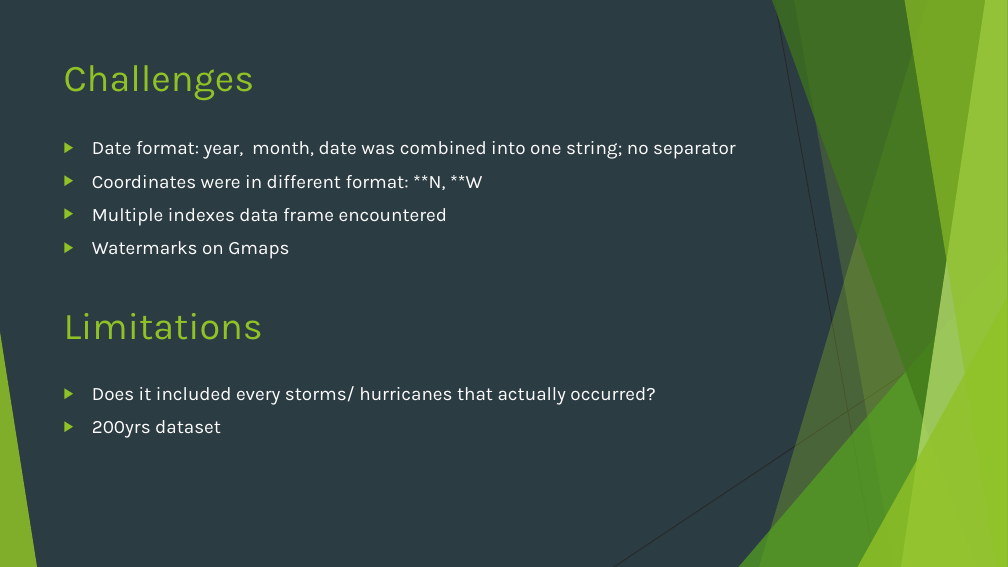
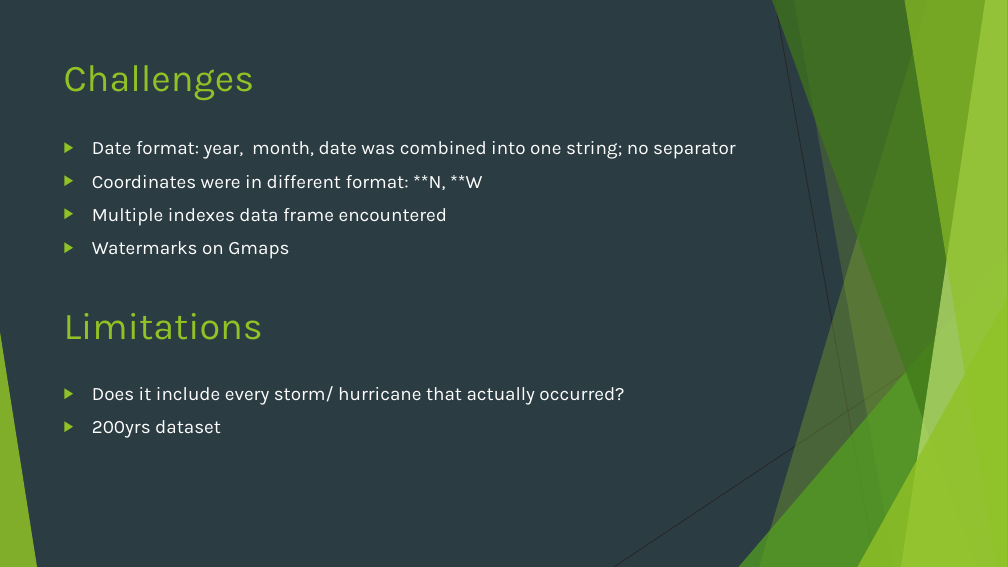
Before and after one commit to henryle-n/Hurricane-History-Analysis, a slide deck: slide 10 of Team_4_Proj_1.pptx. Drawn at 1008x567 pixels with LibreOffice and Linux fonts; fonts in the diff are those of the drawing. Boxes give left, top, right and bottom in pixels: in the first picture for what was removed or moved away, otherwise in the second. Text is boxed around its words. In the diff, an @@ line names an element or a change of style, - is before the commit and + after.

```diff
--- a/Team_4_Proj_1.pptx
+++ b/Team_4_Proj_1.pptx
@@ text at [92,386,624,405]: text changed @@
-▶ Does it included every storms/ hurricanes that actually occurred?
+▶ Does it include every storm/ hurricane that actually occurred?
```
Also in this commit, not shown: 4 other slides changed, 1 slide added, 1 slide removed.
